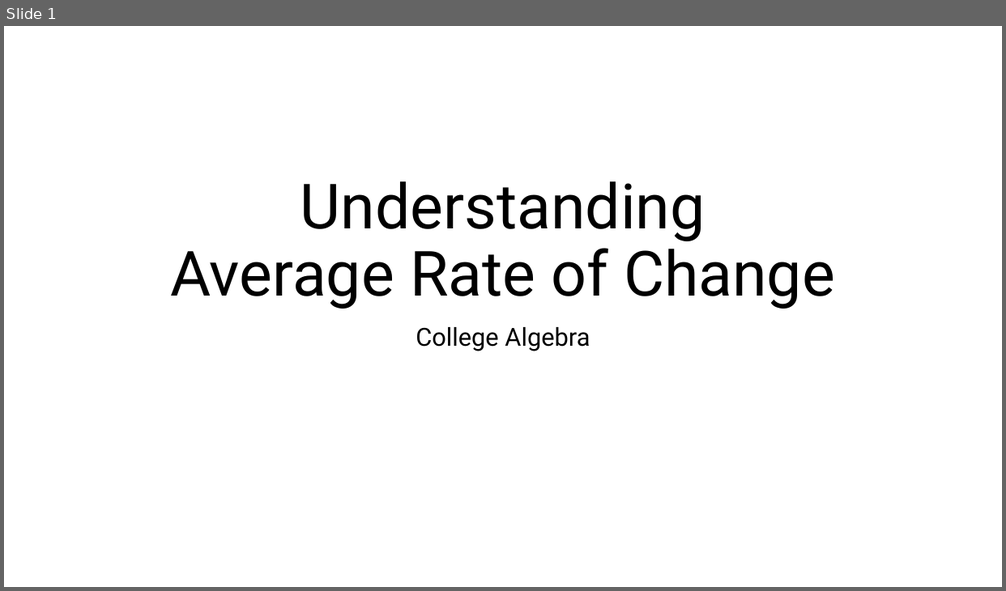
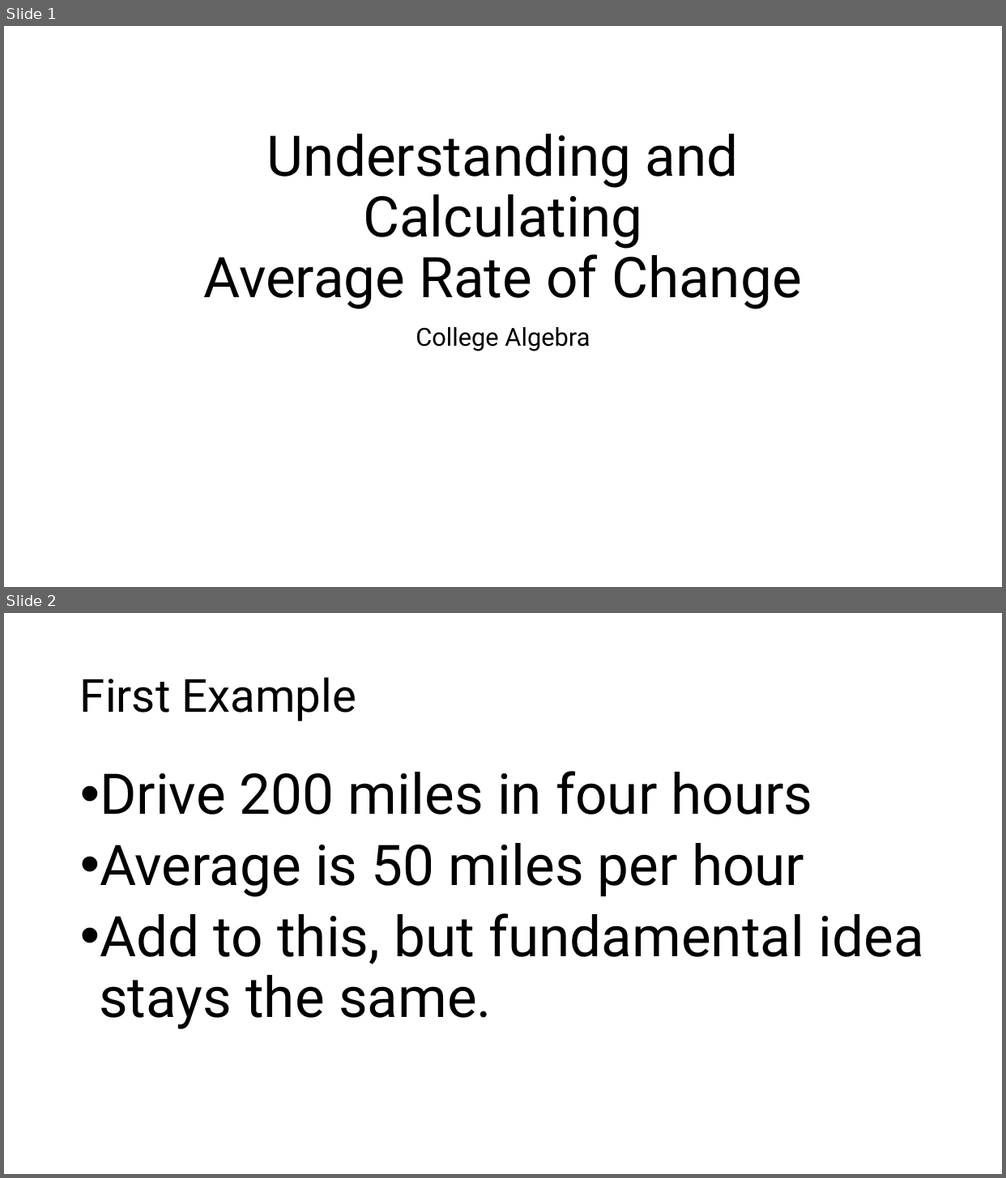
Before and after one commit to Prof-Sears/prof-sears.github.io, a slide deck: video_files/Understanding Average Rate of Change/Understanding Rates of Change.pptx. Shown one above the other, each under a label of ours: slide 1 before the commit, slides 1 and 2 after it. The pictures are 1006x591 and 1006x1178 pixels, drawn with LibreOffice and Linux fonts; fonts in the diff are those of the drawing. Boxes give left, top, right and bottom in pixels: in the first picture for what was removed or moved away, otherwise in the second. Text is boxed around its words. In the diff, an @@ line names an element or a change of style, - is before the commit and + after.

```diff
--- a/video_files/Understanding Average Rate of Change/Understanding Rates of Change.pptx
+++ b/video_files/Understanding Average Rate of Change/Understanding Rates of Change.pptx
@@ slide 2 added at [4, 613, 1002, 1174], background #FFFFFF @@
@@ title added at [80, 677, 357, 722], 44 pt, text #000000 @@
+First Example
@@ text added at [99, 771, 923, 1029], 54 pt, text #000000 @@
+• Drive 200 miles in four hours
+• Average is 50 miles per hour
+• Add to this, but fundamental idea stays the same.
@@ slide 1 changed as well @@
@@ title at [204, 134, 802, 310]: text changed; size 60 to 54 pt @@
-Understanding
-Average Rate of Change
+Understanding and Calculating
+Average Rate of Change
```
Also in this commit, not shown: 1 other slide changed, 5 other slides added, 18 other files.
